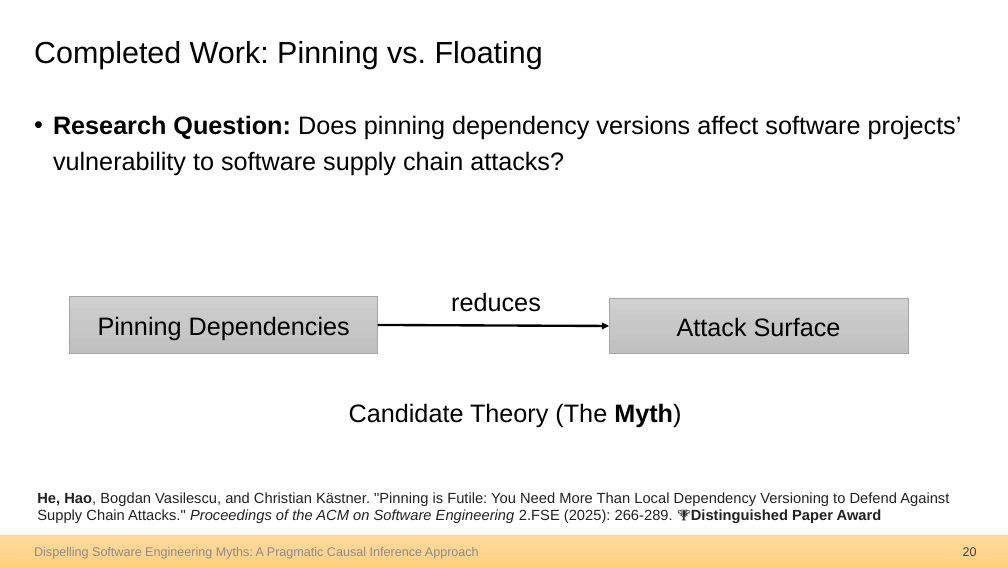
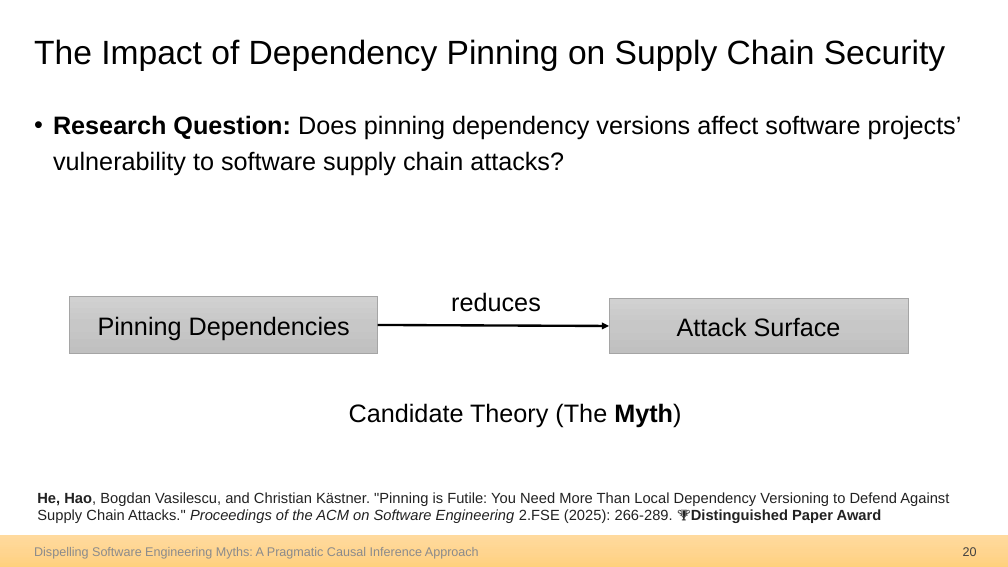
Before and after one commit to hehao98/Thesis, a slide deck: slide 20 of 2026.09.21-Thesis Defense.pptx. Drawn at 1008x567 pixels with LibreOffice and Linux fonts; fonts in the diff are those of the drawing. Boxes give left, top, right and bottom in pixels: in the first picture for what was removed or moved away, otherwise in the second. Text is boxed around its words. In the diff, an @@ line names an element or a change of style, - is before the commit and + after.

```diff
--- a/2026.09.21-Thesis Defense.pptx
+++ b/2026.09.21-Thesis Defense.pptx
@@ title at [34, 39, 945, 71]: text changed; size 29 to 32 pt @@
-Completed Work: Pinning vs. Floating
+The Impact of Dependency Pinning on Supply Chain Security
```
Also in this commit, not shown: 9 other slides changed, 4 slides added, 18 slides removed.
